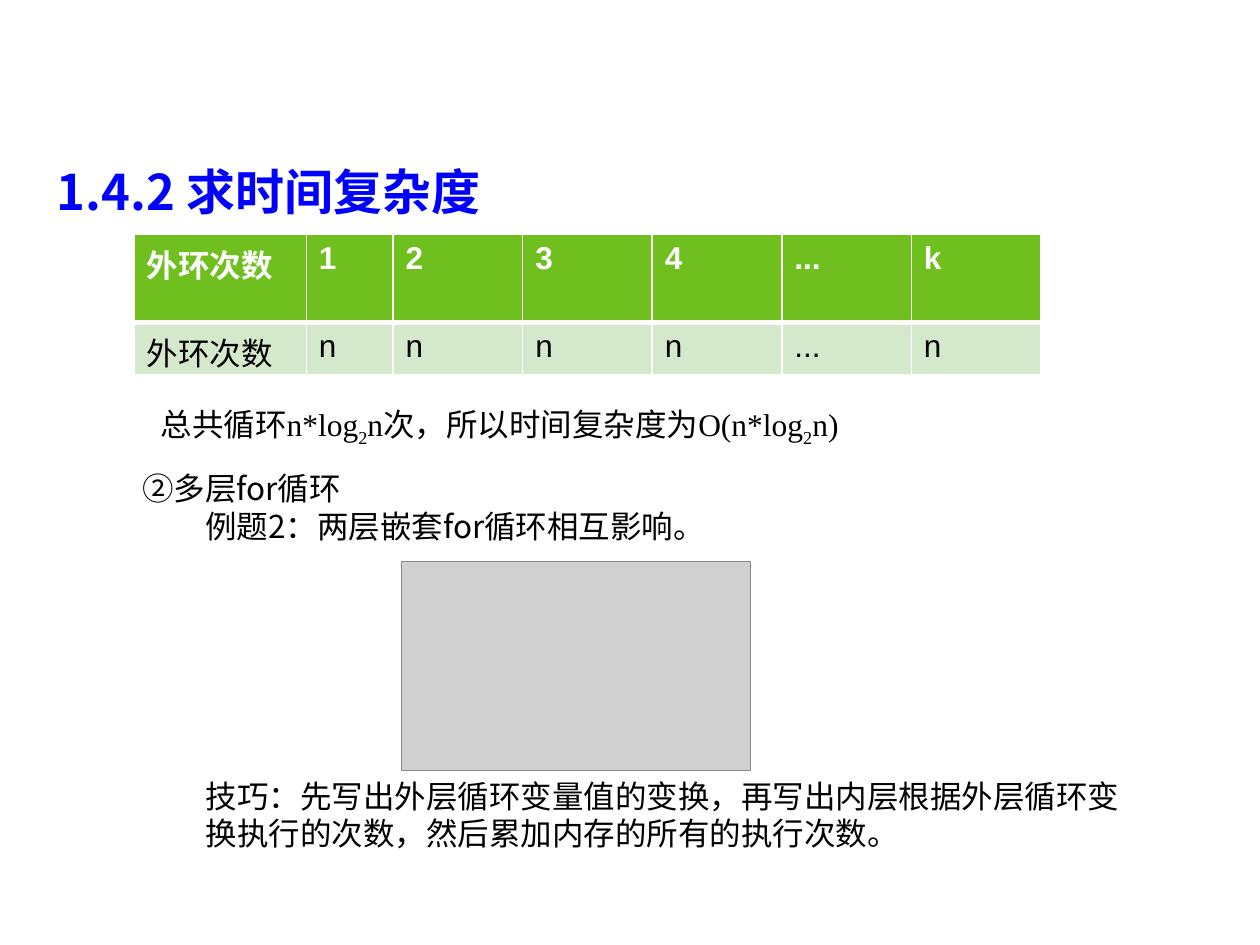
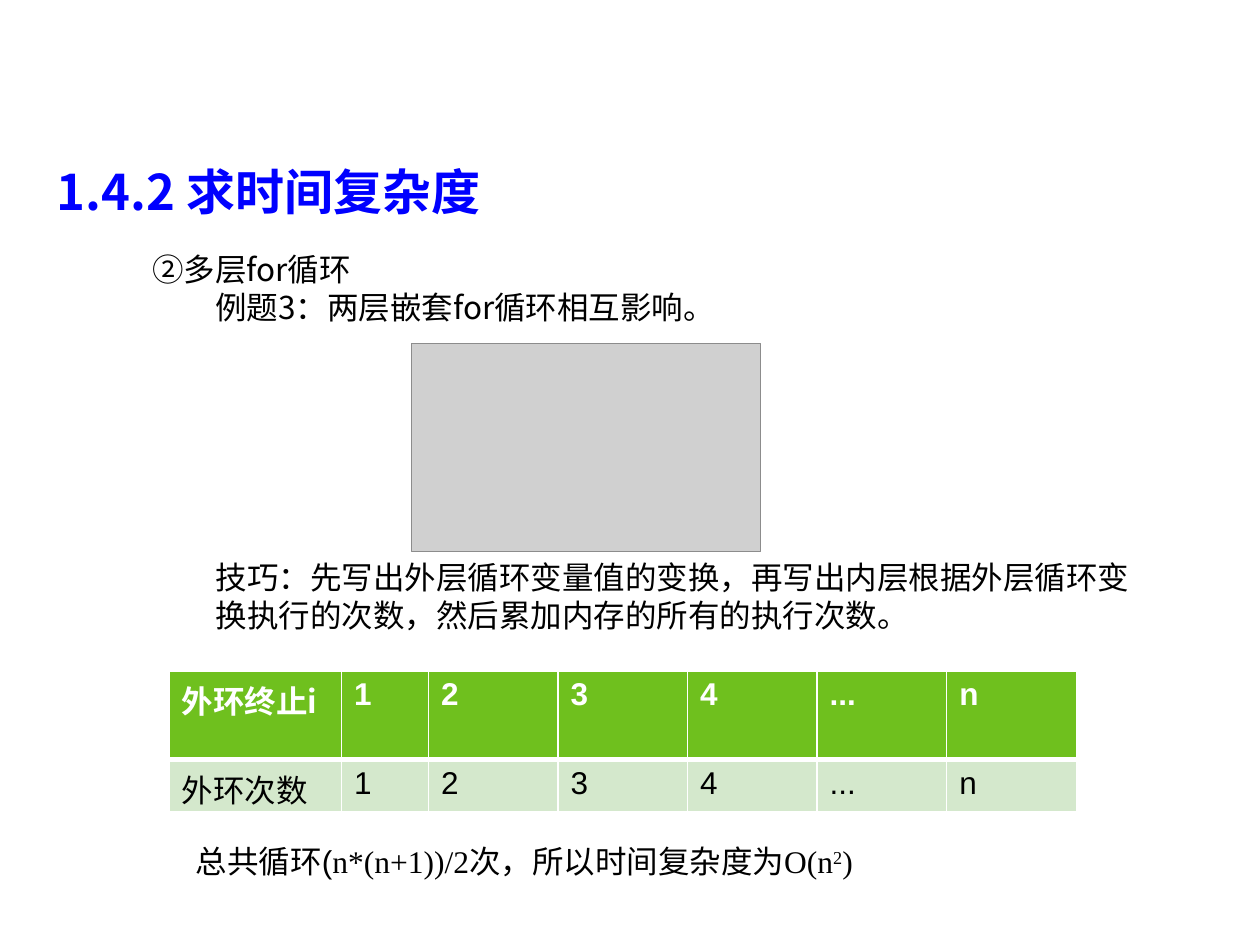
Before and after one commit to liutongling/DP, a slide deck: slide 21 of file/第1章 概论.pptx (slide 20 before the commit). Drawn at 1260x945 pixels with LibreOffice and Linux fonts; fonts in the diff are those of the drawing; grey boxes stand for pictures; background and template pictures are left out. Boxes give left, top, right and bottom in pixels: in the first picture for what was removed or moved away, otherwise in the second. Text is boxed around its words. In the diff, an @@ line names an element or a change of style, - is before the commit and + after.

```diff
--- a/file/第1章 概论.pptx
+++ b/file/第1章 概论.pptx
@@ table removed at <box>134,234,1042,375</box>, 2 rows, 7 columns @@
-外环次数 | 1 | 2 | 3 | 4 | ... | k
-外环次数 | n | n | n | n | ... | n
@@ 2 texts, 1 picture: place and size @@
-2 texts, 1 picture at <box>142,473,1120,848</box>
+2 texts, 1 picture at <box>152,254,1130,630</box>
@@ text at <box>215,292,715,322</box>: text changed @@
-  例题2：两层嵌套for循环相互影响。
+  例题3：两层嵌套for循环相互影响。
@@ table added at <box>169,672,1077,813</box>, 2 rows, 7 columns @@
+外环终止i | 1 | 2 | 3 | 4 | ... | n
+外环次数 | 1 | 2 | 3 | 4 | ... | n
@@ text at <box>196,846,833,880</box>: text changed; font Times New Roman to Arial @@
-总共循环n*log2n次，所以时间复杂度为O(n*log2n)
+总共循环(n*(n+1))/2次，所以时间复杂度为O(n2)
```
Also in this commit, not shown: 4 other slides changed, 9 slides added, 29 slides removed.
